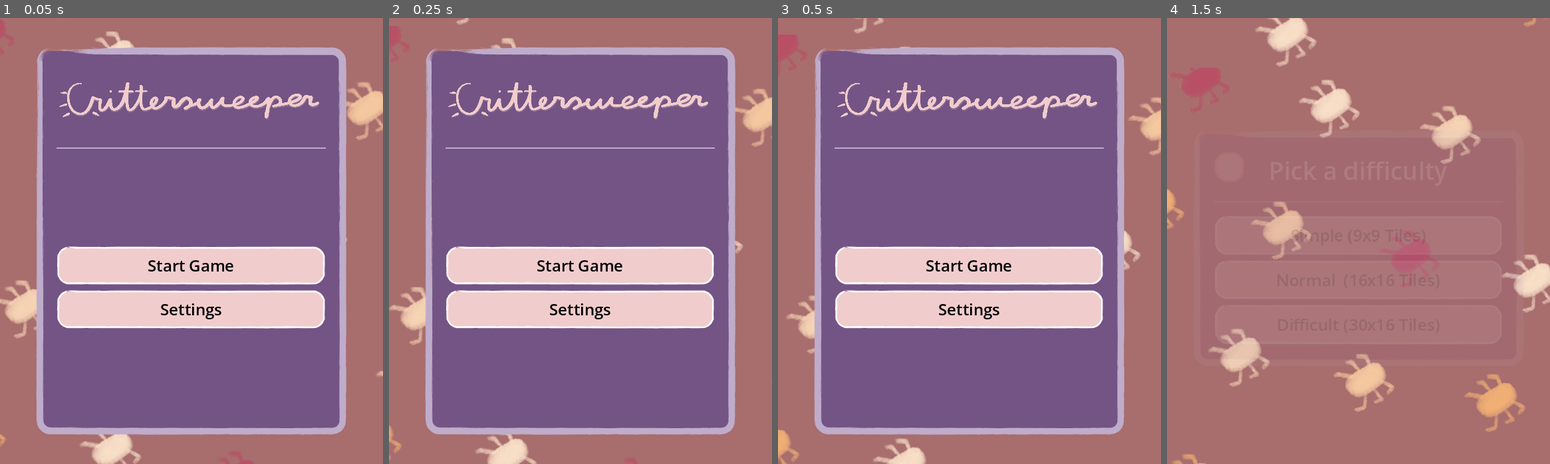
Above: before the commit, frames 1-4 (left to right).
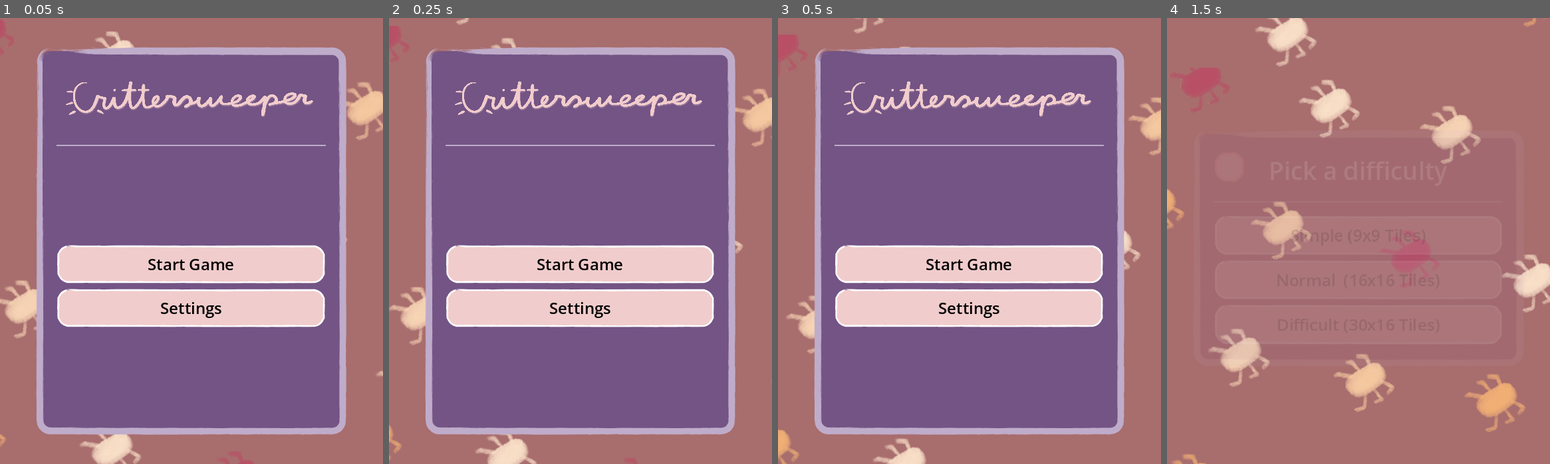
Above: after the commit, the same moments.

Repository: Somebud0180/CritterSweeper
Game: Godot game, scene res://scenes/menu.tscn
Two runs of this game, one before a commit and one after it. Both use one fixed random seed, a clock stepped at 60 frames per second and the inputs below.
Inputs (mouse positions are in pixels of both pictures, inside the frame that each line leads up to):
- Up to frame 1 (0.05 s): no input
- Up to frame 2 (0.25 s): no input
- Up to frame 3 (0.5 s): no input
- Up to frame 4 (1.5 s): click "Start Game" at 0.5 s; click (1232, 160) at 1.25 s

The runs differ from the first frame. In frame 1, 4.3% of the frame differs, in the area x 14-86%, y 14-70%; in frame 2, 4.3%; in frame 3, 4.3%; in frame 4, nothing differs.

Commit message:
Added an appropriate "Settings" title card to the settings menu

Diff:
--- a/scenes/menu.tscn
+++ b/scenes/menu.tscn
@@ -11,6 +11,7 @@
 [ext_resource type="Texture2D" uid="uid://bcgx7w16kxqp2" path="res://assets/sprites/foregrounds/Foreground0.png" id="5_mj5lg"]
 [ext_resource type="Script" uid="uid://dx1w2nxwnc5qs" path="res://scripts/pause_button.gd" id="7_mj5lg"]
 [ext_resource type="Script" uid="uid://d16hdx4moncic" path="res://scripts/back_button.gd" id="7_v86rl"]
+[ext_resource type="Texture2D" uid="uid://vfjnytyscp85" path="res://interface/textures/Settings_TitleCard.png" id="11_ufwb2"]
 
 [sub_resource type="LabelSettings" id="LabelSettings_70i5f"]
 font_size = 44
@@ -690,10 +691,10 @@
 layout_mode = 2
 
 [node name="TextureRect" type="TextureRect" parent="MenuLayer/MainMenu/AspectRatioContainer/PanelContainer/VBoxContainer"]
-custom_minimum_size = Vector2(0, 64)
+custom_minimum_size = Vector2(0, 96)
 layout_mode = 2
 texture = ExtResource("2_vjb58")
-expand_mode = 5
+expand_mode = 3
 stretch_mode = 5
 
 [node name="HSeparator" type="HSeparator" parent="MenuLayer/MainMenu/AspectRatioContainer/PanelContainer/VBoxContainer"]
@@ -747,15 +748,26 @@
 [node name="VBoxContainer" type="VBoxContainer" parent="MenuLayer/Settings/AspectRatioContainer/PanelContainer"]
 layout_mode = 2
 
+[node name="BackButton" type="Button" parent="MenuLayer/Settings/AspectRatioContainer/PanelContainer/VBoxContainer"]
+custom_minimum_size = Vector2(44, 44)
+layout_mode = 2
+size_flags_horizontal = 0
+size_flags_vertical = 0
+mouse_default_cursor_shape = 2
+script = ExtResource("7_v86rl")
+current_menu = "settings"
+previous_menu = "main"
+
 [node name="TextureRect" type="TextureRect" parent="MenuLayer/Settings/AspectRatioContainer/PanelContainer/VBoxContainer"]
-custom_minimum_size = Vector2(0, 64)
-layout_mode = 2
-texture = ExtResource("2_vjb58")
-expand_mode = 5
+custom_minimum_size = Vector2(0, 96)
+layout_mode = 2
+texture = ExtResource("11_ufwb2")
+expand_mode = 3
 stretch_mode = 5
 
 [node name="HSeparator" type="HSeparator" parent="MenuLayer/Settings/AspectRatioContainer/PanelContainer/VBoxContainer"]
 layout_mode = 2
+theme_override_constants/separation = 12
 
 [node name="Button Container" type="ScrollContainer" parent="MenuLayer/Settings/AspectRatioContainer/PanelContainer/VBoxContainer"]
 layout_mode = 2
@@ -835,16 +847,6 @@
 [node name="Button" type="Button" parent="MenuLayer/Settings/AspectRatioContainer/PanelContainer/VBoxContainer"]
 layout_mode = 2
 text = "Return"
-
-[node name="BackButton" type="Button" parent="MenuLayer/Settings/AspectRatioContainer/PanelContainer"]
-custom_minimum_size = Vector2(44, 44)
-layout_mode = 2
-size_flags_horizontal = 0
-size_flags_vertical = 0
-mouse_default_cursor_shape = 2
-script = ExtResource("7_v86rl")
-current_menu = "settings"
-previous_menu = "main"
 
 [node name="DifficultyPicker" type="MarginContainer" parent="MenuLayer"]
 visible = false
@@ -910,10 +912,10 @@
 [connection signal="pressed" from="MenuLayer/MainMenu/AspectRatioContainer/PanelContainer/VBoxContainer/Button Container/ResumeButton" to="." method="_on_resume_button_pressed"]
 [connection signal="pressed" from="MenuLayer/MainMenu/AspectRatioContainer/PanelContainer/VBoxContainer/Button Container/StartButton" to="." method="_on_start_button_pressed"]
 [connection signal="pressed" from="MenuLayer/MainMenu/AspectRatioContainer/PanelContainer/VBoxContainer/Button Container/SettingsButton" to="." method="_on_settings_button_pressed"]
+[connection signal="pressed" from="MenuLayer/Settings/AspectRatioContainer/PanelContainer/VBoxContainer/BackButton" to="MenuLayer/Settings/AspectRatioContainer/PanelContainer/VBoxContainer/BackButton" method="_on_pressed"]
 [connection signal="value_changed" from="MenuLayer/Settings/AspectRatioContainer/PanelContainer/VBoxContainer/Button Container/VolumeContainer/Sliders/MusicSlider/MusicVolume" to="." method="_on_music_volume_value_changed"]
 [connection signal="value_changed" from="MenuLayer/Settings/AspectRatioContainer/PanelContainer/VBoxContainer/Button Container/VolumeContainer/Sliders/SFXSlider/SFXVolume" to="." method="_on_sfx_volume_value_changed"]
 [connection signal="pressed" from="MenuLayer/Settings/AspectRatioContainer/PanelContainer/VBoxContainer/Button" to="." method="_on_button_pressed"]
-[connection signal="pressed" from="MenuLayer/Settings/AspectRatioContainer/PanelContainer/BackButton" to="MenuLayer/Settings/AspectRatioContainer/PanelContainer/BackButton" method="_on_pressed"]
 [connection signal="pressed" from="MenuLayer/DifficultyPicker/AspectRatioContainer/PanelContainer/VBoxContainer/SimpleButton" to="." method="_on_difficulty_button_pressed" binds= [0]]
 [connection signal="pressed" from="MenuLayer/DifficultyPicker/AspectRatioContainer/PanelContainer/VBoxContainer/NormalButton" to="." method="_on_difficulty_button_pressed" binds= [1]]
 [connection signal="pressed" from="MenuLayer/DifficultyPicker/AspectRatioContainer/PanelContainer/VBoxContainer/DifficultButton" to="." method="_on_difficulty_button_pressed" binds= [2]]
Binary file added: interface/textures/Settings_TitleCard.png
Not shown, added: interface/textures/Settings_TitleCard.png.import
Not shown: 1 places in scenes/menu.tscn that only renumber resources
